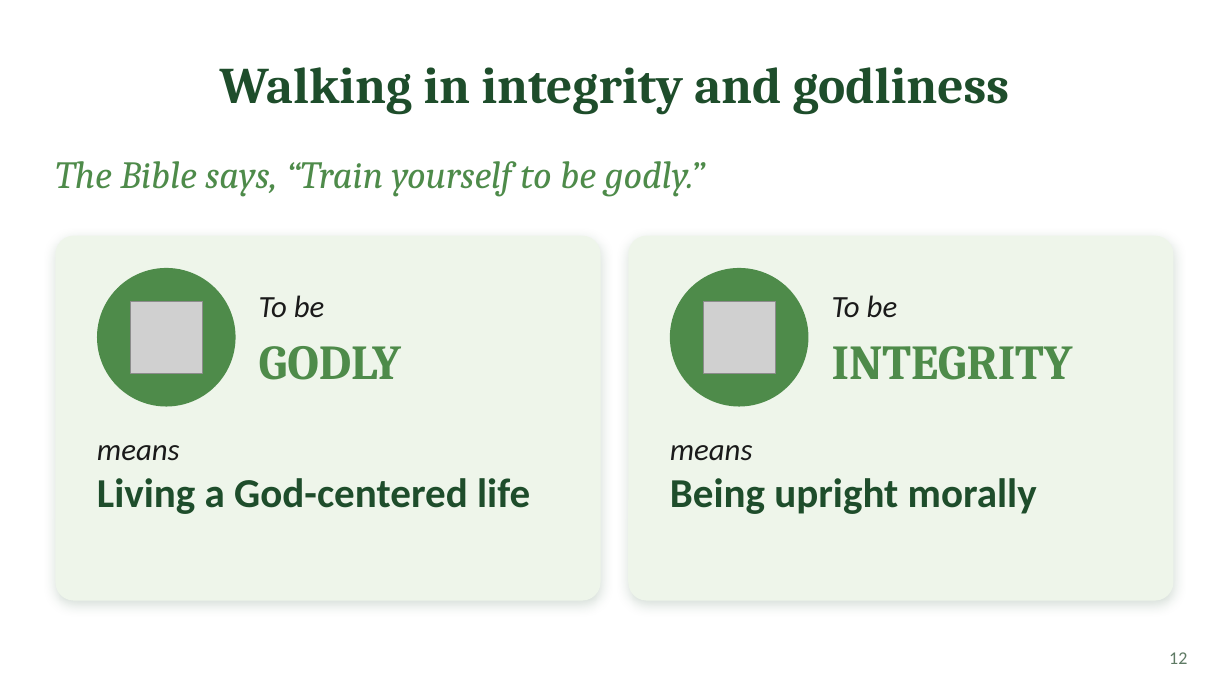
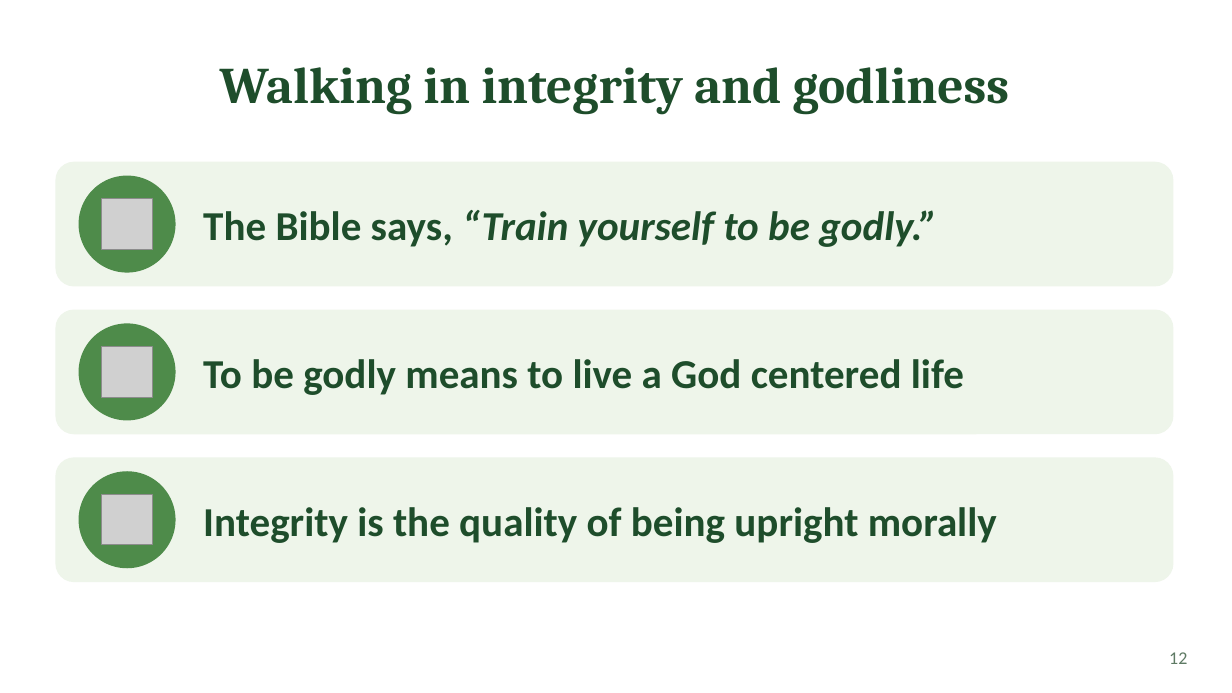
Before and after one commit to FactoJanrenzo/demohub, a slide deck: slide 12 of presentation/Sowing-the-Best.pptx. Drawn at 1232x693 pixels with LibreOffice and Linux fonts; fonts in the diff are those of the drawing; grey boxes stand for pictures; background and template pictures are left out. Boxes give left, top, right and bottom in pixels: in the first picture for what was removed or moved away, otherwise in the second. Text is boxed around its words. In the diff, an @@ line names an element or a change of style, - is before the commit and + after.

```diff
--- a/presentation/Sowing-the-Best.pptx
+++ b/presentation/Sowing-the-Best.pptx
@@ rounded rectangle added at (x1=55, y1=162, x2=1174, y2=287), fill #EEF5EA @@
@@ ellipse added at (x1=79, y1=176, x2=176, y2=273), fill #4E8B4A @@
@@ text "The Bible says, “Train yourself ..." moved from (x1=55, y1=161, x2=706, y2=197) to (x1=203, y1=210, x2=937, y2=247) @@
@@ text "The Bible says, “Train yourself ..." at (x1=203, y1=210, x2=937, y2=247): size 30 to 32 pt, font Cambria to Calibri, text colour #4E8B4A to #1E4D2B, bold on; italic off in "The Bible says," @@
@@ picture added at (x1=102, y1=199, x2=152, y2=250) @@
@@ rounded rectangle removed at (x1=55, y1=236, x2=601, y2=601) @@
@@ text removed at (x1=259, y1=295, x2=325, y2=318) @@
-To be
@@ text removed at (x1=832, y1=295, x2=898, y2=318) @@
-To be
@@ rounded rectangle added at (x1=55, y1=310, x2=1174, y2=434), fill #EEF5EA @@
@@ ellipse resized from (x1=97, y1=268, x2=236, y2=407) to (x1=79, y1=323, x2=176, y2=421) @@
@@ text "To be godly means to ..." at (x1=203, y1=359, x2=964, y2=395): vertical alignment top to middle @@
@@ picture resized from (x1=130, y1=301, x2=202, y2=373) to (x1=102, y1=347, x2=152, y2=397) @@
@@ text at (x1=203, y1=359, x2=964, y2=395): text changed @@
-Living a God-centered life
+To be godly means to live a God centered life
@@ text removed at (x1=259, y1=346, x2=401, y2=380) @@
-GODLY
@@ text removed at (x1=832, y1=346, x2=1073, y2=380) @@
-INTEGRITY
@@ text removed at (x1=97, y1=445, x2=180, y2=461) @@
-means
@@ text removed at (x1=670, y1=445, x2=753, y2=461) @@
-means
@@ rounded rectangle resized from (x1=628, y1=236, x2=1174, y2=601) to (x1=55, y1=457, x2=1174, y2=582) @@
@@ rounded rectangle at (x1=55, y1=457, x2=1174, y2=582): shadow off; proportions changed @@
@@ ellipse resized from (x1=670, y1=268, x2=809, y2=407) to (x1=79, y1=471, x2=176, y2=568) @@
@@ text "Integrity is the quality of ..." at (x1=203, y1=507, x2=997, y2=543): vertical alignment top to middle @@
@@ picture resized from (x1=703, y1=301, x2=775, y2=373) to (x1=102, y1=494, x2=152, y2=545) @@
@@ text at (x1=203, y1=507, x2=997, y2=543): text changed @@
-Being upright morally
+Integrity is the quality of being upright morally
```
Also in this commit, not shown: 25 other slides changed, 2 slides added, 3 slides removed, 2 other files.
